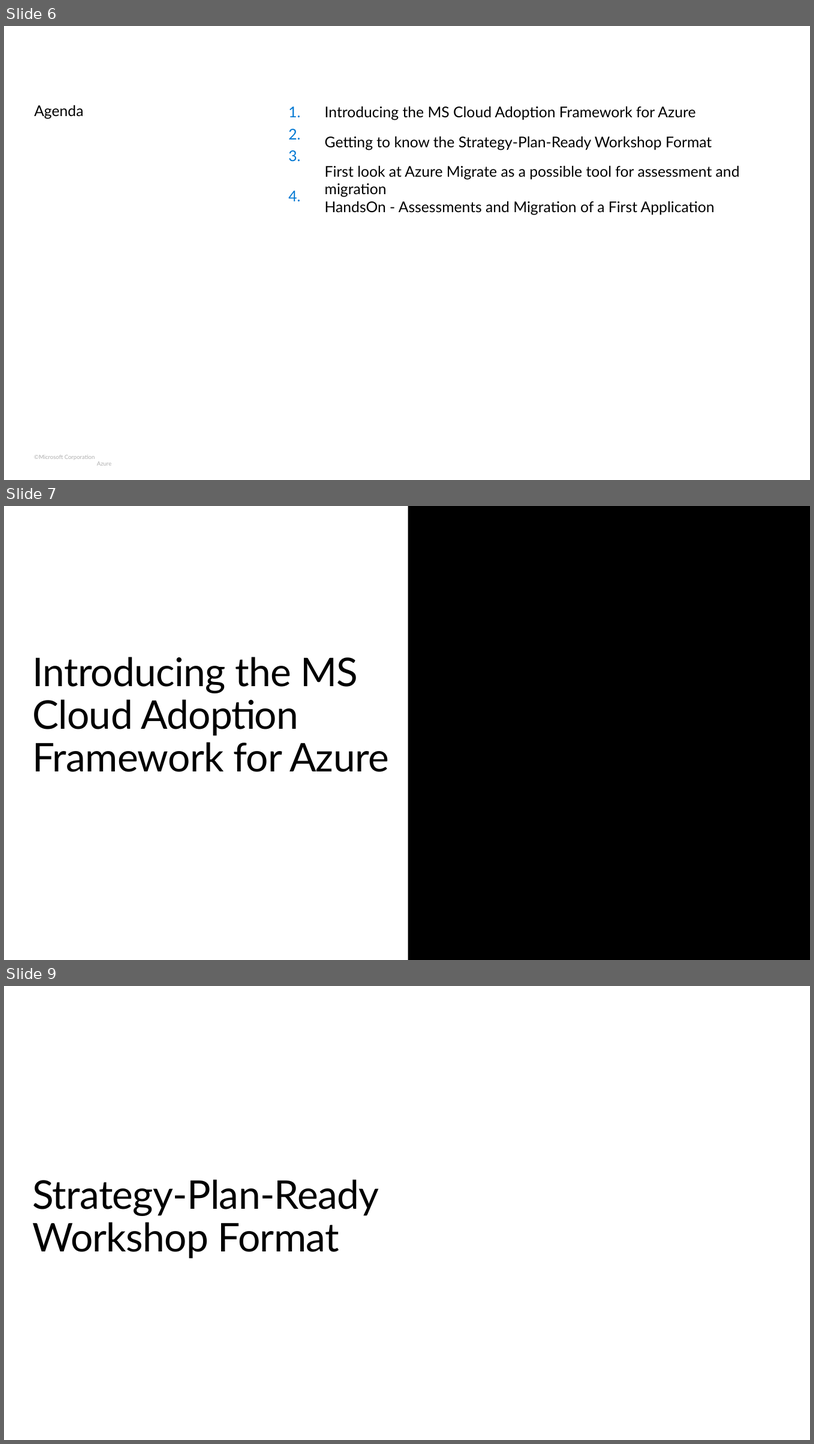
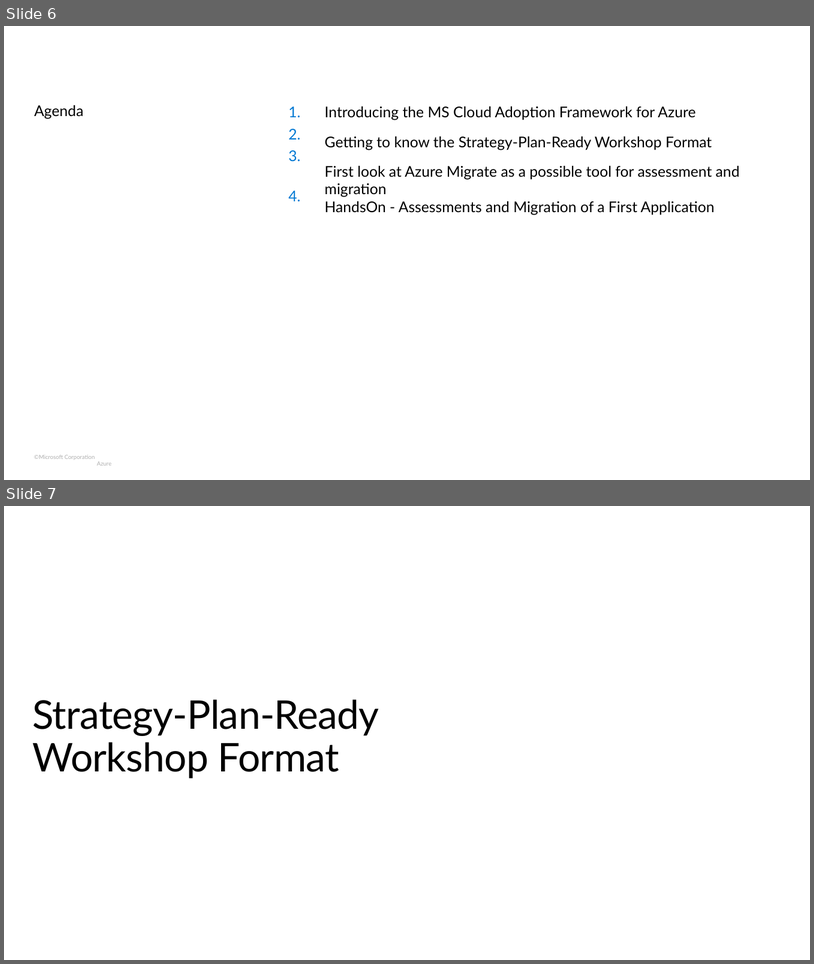
Before and after one commit to jonathan-vella/CAF-Expert-Learning-Path, a slide deck: 03-CAF Migrate - LoB Migration/sources/WalkingDeck-CAF-Migrate.pptx. Shown one above the other, each under a label of ours: slides 6, 7 and 9 before the commit, slides 6 and 7 after it; the slides between them are not shown. The pictures are 814x1444 and 814x964 pixels, drawn with LibreOffice and Linux fonts; fonts in the diff are those of the drawing; background and template pictures are left out. Boxes give left, top, right and bottom in pixels: in the first picture for what was removed or moved away, otherwise in the second. Text is boxed around its words. In the diff, an @@ line names an element or a change of style, - is before the commit and + after.

```diff
--- a/03-CAF Migrate - LoB Migration/sources/WalkingDeck-CAF-Migrate.pptx
+++ b/03-CAF Migrate - LoB Migration/sources/WalkingDeck-CAF-Migrate.pptx
@@ slide 7 removed at [4, 506, 810, 960], background #FFFFFF @@
@@ rectangle removed at [408, 506, 810, 960] @@
@@ title removed at [32, 657, 389, 772] @@
-Introducing the MS Cloud Adoption Framework for Azure
@@ what was slide 9 is now slide 7 @@
```
Also in this commit, not shown: 2 slides changed, 1 other slide removed, 2 other files.
